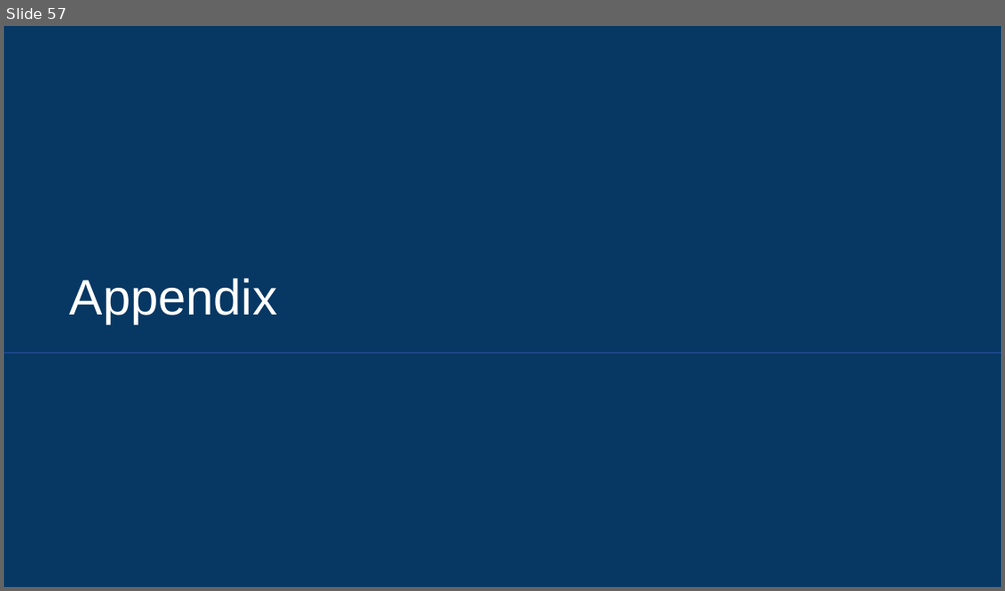
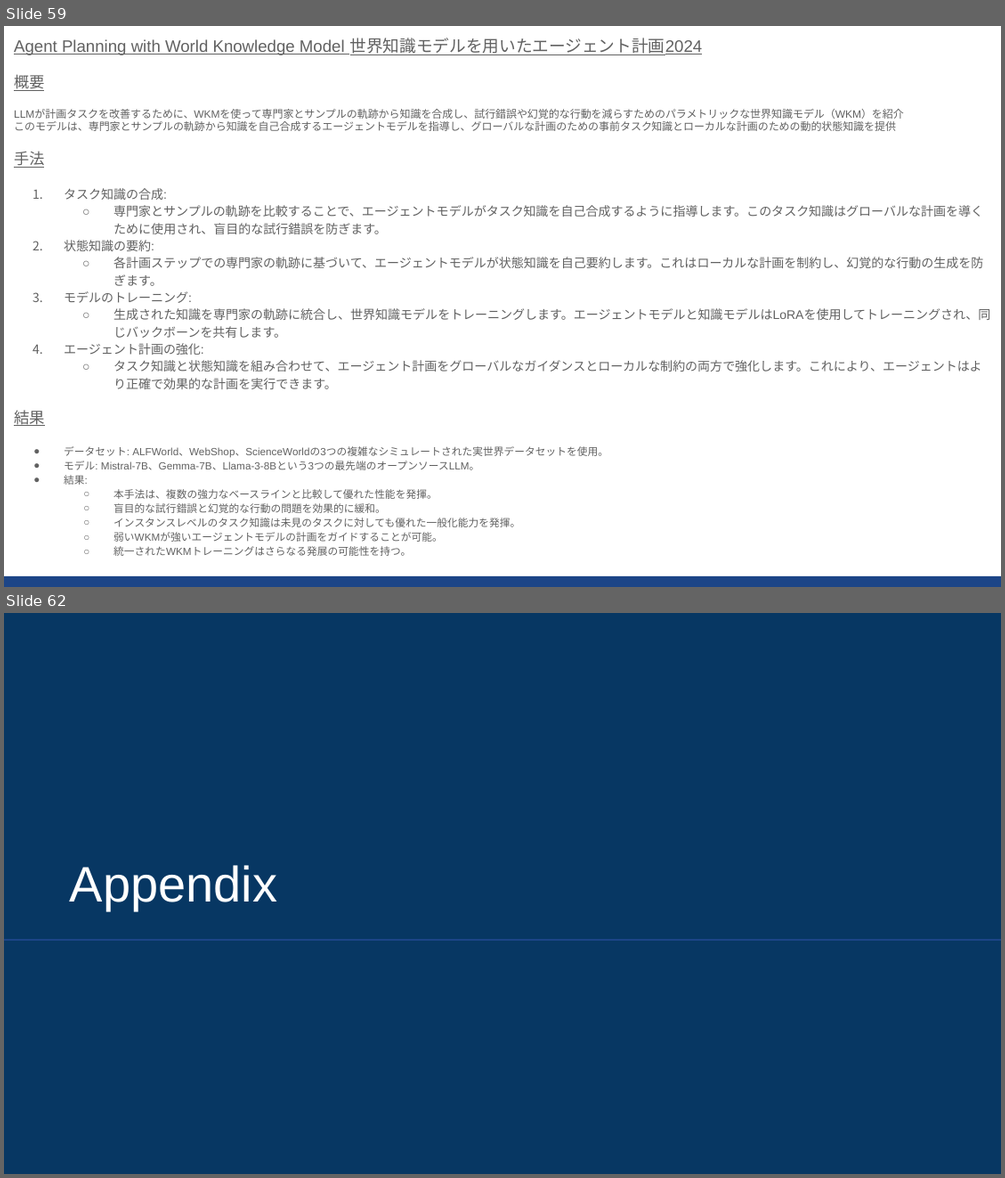
Before and after one commit to sekihan02/code_sundbox, a slide deck: 2024_LLM論文要約_5.pptx. Shown one above the other, each under a label of ours: slide 57 before the commit, slides 59 and 62 after it; the slides between them are not shown. The pictures are 1005x591 and 1005x1178 pixels, drawn with LibreOffice and Linux fonts; fonts in the diff are those of the drawing. Boxes give left, top, right and bottom in pixels: in the first picture for what was removed or moved away, otherwise in the second. Text is boxed around its words. In the diff, an @@ line names an element or a change of style, - is before the commit and + after.

```diff
--- a/2024_LLM論文要約_5.pptx
+++ b/2024_LLM論文要約_5.pptx
@@ slide 59 added at (4, 26, 1001, 587), background #FFFFFF @@
@@ text added at (14, 38, 990, 556), 9 pt, text #616161 @@
+Agent Planning with World Knowledge Model 世界知識モデルを用いたエージェント計画2024
+概要
+LLMが計画タスクを改善するために、WKMを使って専門家とサンプルの軌跡から知識を合成し、試行錯誤や幻覚的な行動を減らすためのパラメトリックな世界知識モデル（WKM）を紹介
+このモデルは、専門家とサンプルの軌跡から知識を自己合成するエージェントモデルを指導し、グローバルな計画のための事前タスク知識とローカルな計画のための動的状態知識を提供
+手法
+1. タスク知識の合成:
+  ○ 専門家とサンプルの軌跡を比較することで、エージェントモデルがタスク知識を自己合成するように指導します。このタスク知識はグローバルな計画を導くために使用され、盲目的な試行錯誤を防ぎます。
+2. 状態知識の要約:
+  ○ 各計画ステップでの専門家の軌跡に基づいて、エージェントモデルが状態知識を自己要約します。これはローカルな計画を制約し、幻覚的な行動の生成を防ぎます。
+3. モデルのトレーニング:
+  ○ 生成された知識を専門家の軌跡に統合し、世界知識モデルをトレーニングします。エージェントモデルと知識モデルはLoRAを使用してトレーニングされ、同じバックボーンを共有します。
+4. エージェント計画の強化:
+  ○ タスク知識と状態知識を組み合わせて、エージェント計画をグローバルなガイダンスとローカルな制約の両方で強化します。これにより、エージェントはより正確で効果的な計画を実行できます。
+結果
+● データセット: ALFWorld、WebShop、ScienceWorldの3つの複雑なシミュレートされた実世界データセットを使用。
+● モデル: Mistral-7B、Gemma-7B、Llama-3-8Bという3つの最先端のオープンソースLLM。
+● 結果:
+  ○ 本手法は、複数の強力なベースラインと比較して優れた性能を発揮。
+  ○ 盲目的な試行錯誤と幻覚的な行動の問題を効果的に緩和。
+  ○ インスタンスレベルのタスク知識は未見のタスクに対しても優れた一般化能力を発揮。
+  ○ 弱いWKMが強いエージェントモデルの計画をガイドすることが可能。
+  ○ 統一されたWKMトレーニングはさらなる発展の可能性を持つ。
@@ rectangle added at (4, 576, 1001, 587), fill #1C4587 @@
@@ what was slide 57 is now slide 62 @@
```
Also in this commit, not shown: 4 other slides added, 3 other files.
